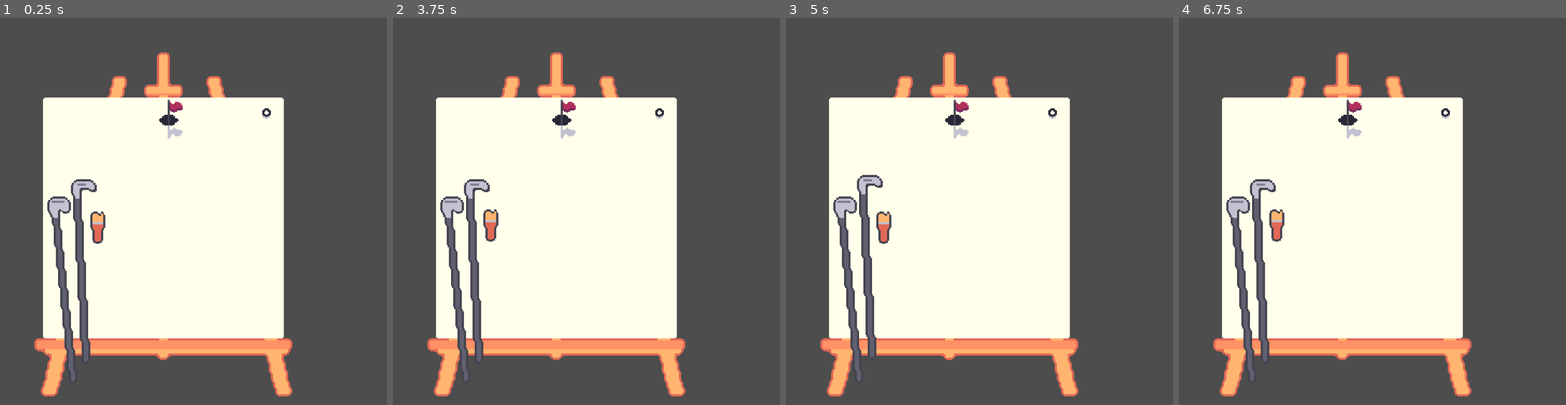
Above: before the commit, frames 1-4 (left to right).
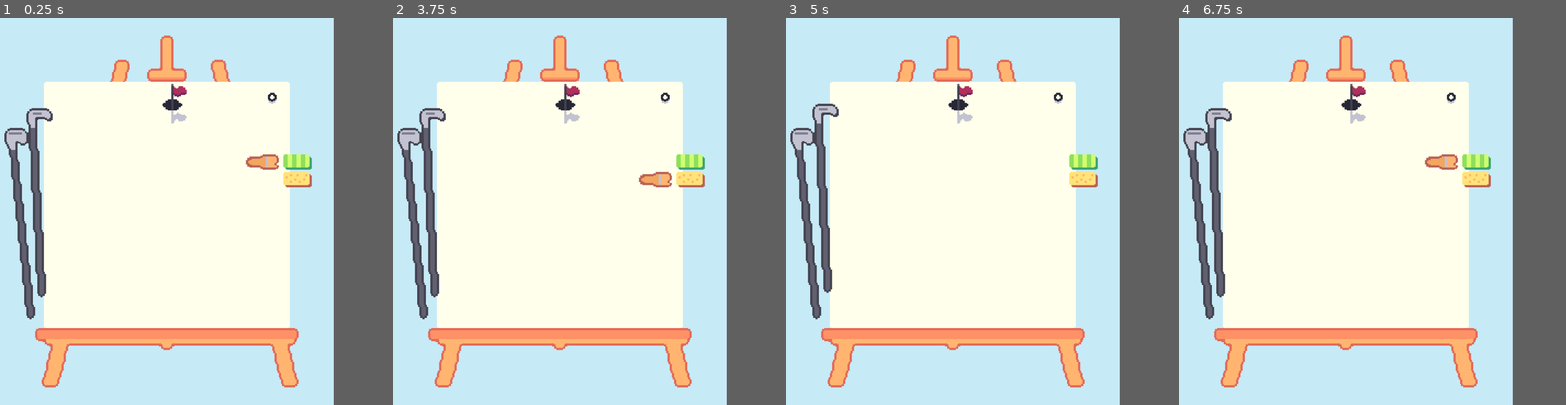
Above: after the commit, the same moments.

Repository: Pojemnik/golfech
Game: Godot game, scene res://scenes/main.tscn
Two runs of this game, one before a commit and one after it. Both use one fixed random seed, a clock stepped at 60 frames per second and the inputs below.
Inputs (mouse positions are in pixels of both pictures, inside the frame that each line leads up to; where the layout moved, square brackets give the same spot in the first picture):
- Up to frame 1 (0.25 s): no input
- Up to frame 2 (3.75 s): click (420, 219) [458, 288] at 0.5 s; click (439, 196) [478, 261] at 1.25 s; click (493, 226) at 2.02 s; click (772, 161) at 2.77 s; click (772, 180) at 3.52 s
- Up to frame 3 (5 s): click (813, 219) [851, 288] at 4.25 s
- Up to frame 4 (6.75 s): click (1225, 196) [1264, 261] at 5 s; click (1279, 226) at 5.77 s; click (1558, 161) at 6.52 s
In our replay, the window is 800x800 before the commit and 690x800 after it. These sizes can differ from the game's own. Grey fills any space a smaller window leaves; there, only what the larger window draws over its background counts as a difference.

The runs differ from the first frame. In frame 1, 51% of the frame differs, in the area x 0-87%, y 0-100%; in frame 2, 51%; in frame 3, 50%; in frame 4, 51%.

Commit message:
ui paint buckets

Diff:
--- a/project.godot
+++ b/project.godot
@@ -21,8 +21,8 @@
 
 [display]
 
-window/size/viewport_width=900
-window/size/viewport_height=900
+window/size/viewport_width=760
+window/size/viewport_height=880
 
 [global_group]
 
--- a/scenes/main.tscn
+++ b/scenes/main.tscn
@@ -15,7 +15,8 @@
 [ext_resource type="Texture2D" uid="uid://2sfmfusnwfqk" path="res://tex/chipper.png" id="13_jkv2x"]
 [ext_resource type="Texture2D" uid="uid://d2xsat0wfcqm4" path="res://tex/chipper_selected.png" id="14_jbj1t"]
 [ext_resource type="Texture2D" uid="uid://dd3yi3ybc60h8" path="res://tex/paintbrush.png" id="15_jbj1t"]
-[ext_resource type="Texture2D" uid="uid://7m6pufvdwuil" path="res://tex/paintbrush_selected.png" id="16_muem4"]
+[ext_resource type="Texture2D" uid="uid://beowg2r3or33c" path="res://tex/grass_button.png" id="17_dp3eg"]
+[ext_resource type="Texture2D" uid="uid://c2l8vhv8wxmjv" path="res://tex/bunker_button.png" id="18_0ld40"]
 
 [sub_resource type="ShaderMaterial" id="ShaderMaterial_choun"]
 shader = ExtResource("1_0xm2m")
@@ -31,12 +32,21 @@
 grow_horizontal = 2
 grow_vertical = 2
 
-[node name="ToolsManager" type="Node" parent="." node_paths=PackedStringArray("chipper", "driver", "paintbrush")]
+[node name="ColorRect" type="ColorRect" parent="."]
+layout_mode = 0
+offset_right = 152.0
+offset_bottom = 176.0
+scale = Vector2(5, 5)
+color = Color(0.78063214, 0.91776615, 0.9692388, 1)
+
+[node name="ToolsManager" type="Node" parent="." node_paths=PackedStringArray("chipper", "driver", "paintbrush", "grass_button", "bunker_button")]
 script = ExtResource("7_o6xl0")
 bat_forces = Array[float]([10.0, 20.0])
 chipper = NodePath("../UiViewport/SubViewport/Control/Chipper")
 driver = NodePath("../UiViewport/SubViewport/Control/Driver")
 paintbrush = NodePath("../UiViewport/SubViewport/Control/Paintbrush")
+grass_button = NodePath("../UiViewport/SubViewport/Control/VBoxContainer/Grass")
+bunker_button = NodePath("../UiViewport/SubViewport/Control/VBoxContainer/Bunker")
 
 [node name="BackgroundViewport" type="SubViewportContainer" parent="."]
 material = SubResource("ShaderMaterial_choun")
@@ -44,10 +54,12 @@
 scale = Vector2(5, 5)
 
 [node name="SubViewport" type="SubViewport" parent="BackgroundViewport"]
+transparent_bg = true
 handle_input_locally = false
 render_target_update_mode = 4
 
 [node name="Easel" type="Sprite2D" parent="BackgroundViewport/SubViewport"]
+position = Vector2(0, -8)
 texture = ExtResource("11_ya4ey")
 centered = false
 
@@ -55,10 +67,10 @@
 texture_filter = 1
 material = SubResource("ShaderMaterial_h2yge")
 layout_mode = 0
-offset_left = 100.0
-offset_top = 185.0
+offset_left = 100.00001
+offset_top = 145.0
 offset_right = 212.0
-offset_bottom = 297.0
+offset_bottom = 257.0
 scale = Vector2(5, 5)
 
 [node name="SubViewport" type="SubViewport" parent="SubViewportContainer"]
@@ -81,39 +93,54 @@
 [node name="Control" type="Control" parent="UiViewport/SubViewport"]
 layout_mode = 3
 anchors_preset = 0
-offset_right = 40.0
-offset_bottom = 40.0
+offset_left = -8.2
+offset_top = 29.0
+offset_right = 179.79999
+offset_bottom = 140.99998
 
 [node name="Driver" type="TextureButton" parent="UiViewport/SubViewport/Control"]
 layout_mode = 0
-offset_left = 19.4
-offset_top = 77.4
-offset_right = 42.4
-offset_bottom = 173.4
+offset_left = 6.92
+offset_top = 15.080006
+offset_right = 29.920002
+offset_bottom = 111.08
 toggle_mode = true
 texture_normal = ExtResource("12_trceg")
 texture_pressed = ExtResource("13_a8y0u")
 
 [node name="Chipper" type="TextureButton" parent="UiViewport/SubViewport/Control"]
 layout_mode = 0
-offset_left = 28.8
-offset_top = 65.6
-offset_right = 48.800003
-offset_bottom = 162.6
+offset_left = 16.32
+offset_top = 3.2800026
+offset_right = 36.320004
+offset_bottom = 100.280014
 toggle_mode = true
 texture_normal = ExtResource("13_jkv2x")
 texture_pressed = ExtResource("14_jbj1t")
 
-[node name="Paintbrush" type="TextureButton" parent="UiViewport/SubViewport/Control"]
+[node name="VBoxContainer" type="VBoxContainer" parent="UiViewport/SubViewport/Control"]
 layout_mode = 0
-offset_left = 39.199997
-offset_top = 86.6
-offset_right = 53.2
-offset_bottom = 107.6
-toggle_mode = true
-texture_normal = ExtResource("15_jbj1t")
-texture_pressed = ExtResource("16_muem4")
+offset_left = 137.0
+offset_top = 32.999996
+offset_right = 177.0
+offset_bottom = 73.0
+theme_override_constants/separation = 1
+
+[node name="Grass" type="TextureButton" parent="UiViewport/SubViewport/Control/VBoxContainer"]
+layout_mode = 2
+texture_normal = ExtResource("17_dp3eg")
+
+[node name="Bunker" type="TextureButton" parent="UiViewport/SubViewport/Control/VBoxContainer"]
+layout_mode = 2
+texture_normal = ExtResource("18_0ld40")
+
+[node name="Paintbrush" type="Sprite2D" parent="UiViewport/SubViewport/Control"]
+texture_filter = 1
+position = Vector2(127, 36.6)
+texture = ExtResource("15_jbj1t")
+offset = Vector2(0.5, 0)
 
 [connection signal="pressed" from="UiViewport/SubViewport/Control/Driver" to="ToolsManager" method="_on_driver_pressed"]
 [connection signal="pressed" from="UiViewport/SubViewport/Control/Chipper" to="ToolsManager" method="_on_chipper_pressed"]
-[connection signal="pressed" from="UiViewport/SubViewport/Control/Paintbrush" to="ToolsManager" method="_on_paintbrush_pressed"]
+[connection signal="pressed" from="UiViewport/SubViewport/Control/VBoxContainer/Grass" to="ToolsManager" method="_on_grass_pressed"]
+[connection signal="pressed" from="UiViewport/SubViewport/Control/VBoxContainer/Bunker" to="ToolsManager" method="_on_bunker_pressed"]
--- a/scripts/tools.gd
+++ b/scripts/tools.gd
@@ -4,7 +4,9 @@
 @export var bat_forces: Array[float];
 @export var chipper: TextureButton
 @export var driver: TextureButton
-@export var paintbrush: TextureButton
+@export var paintbrush: Sprite2D
+@export var grass_button: TextureButton
+@export var bunker_button: TextureButton
 
 var selected_brush: bool = false;
 var selected_bat: int;
@@ -57,15 +59,26 @@
 
 func _on_driver_pressed() -> void:
 	chipper.button_pressed = false
-	paintbrush.button_pressed = false
+	paintbrush.visible = false
 	select_bat(0);
 
 func _on_chipper_pressed() -> void:
-	paintbrush.button_pressed = false
 	driver.button_pressed = false
+	paintbrush.visible = false
 	select_bat(1);
 
-func _on_paintbrush_pressed() -> void:
+func _on_grass_pressed() -> void:
+	paintbrush.visible = true
 	chipper.button_pressed = false
 	driver.button_pressed = false
 	select_brush()
+	select_paint(Vector2i(0,0))
+	paintbrush.global_position = grass_button.global_position + Vector2(-10.0, 3.5 )
+
+func _on_bunker_pressed() -> void:
+	paintbrush.visible = true
+	chipper.button_pressed = false
+	driver.button_pressed = false
+	select_brush()
+	select_paint(Vector2i(1,0))
+	paintbrush.global_position = bunker_button.global_position + Vector2(-10.0, 3.5 )
Binary file changed: ase/easel.png
Not shown: 1 places in scenes/main.tscn that only renumber resources
Binary file added: tex/bunker_button.png
Not shown, added: tex/bunker_button.png.import
Binary file added: tex/grass_button.png
Not shown, added: tex/grass_button.png.import
Binary file changed: tex/paintbrush.png
